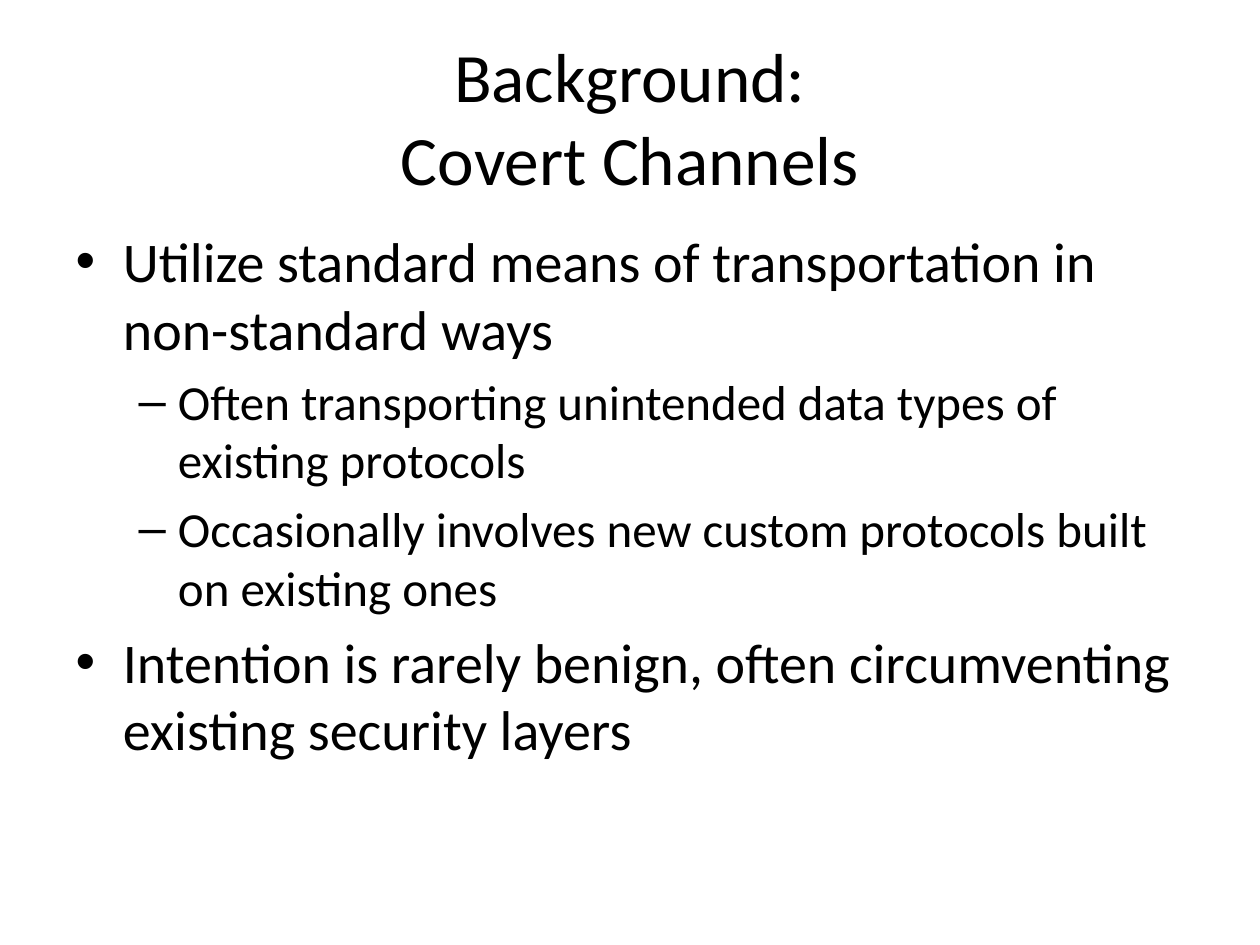
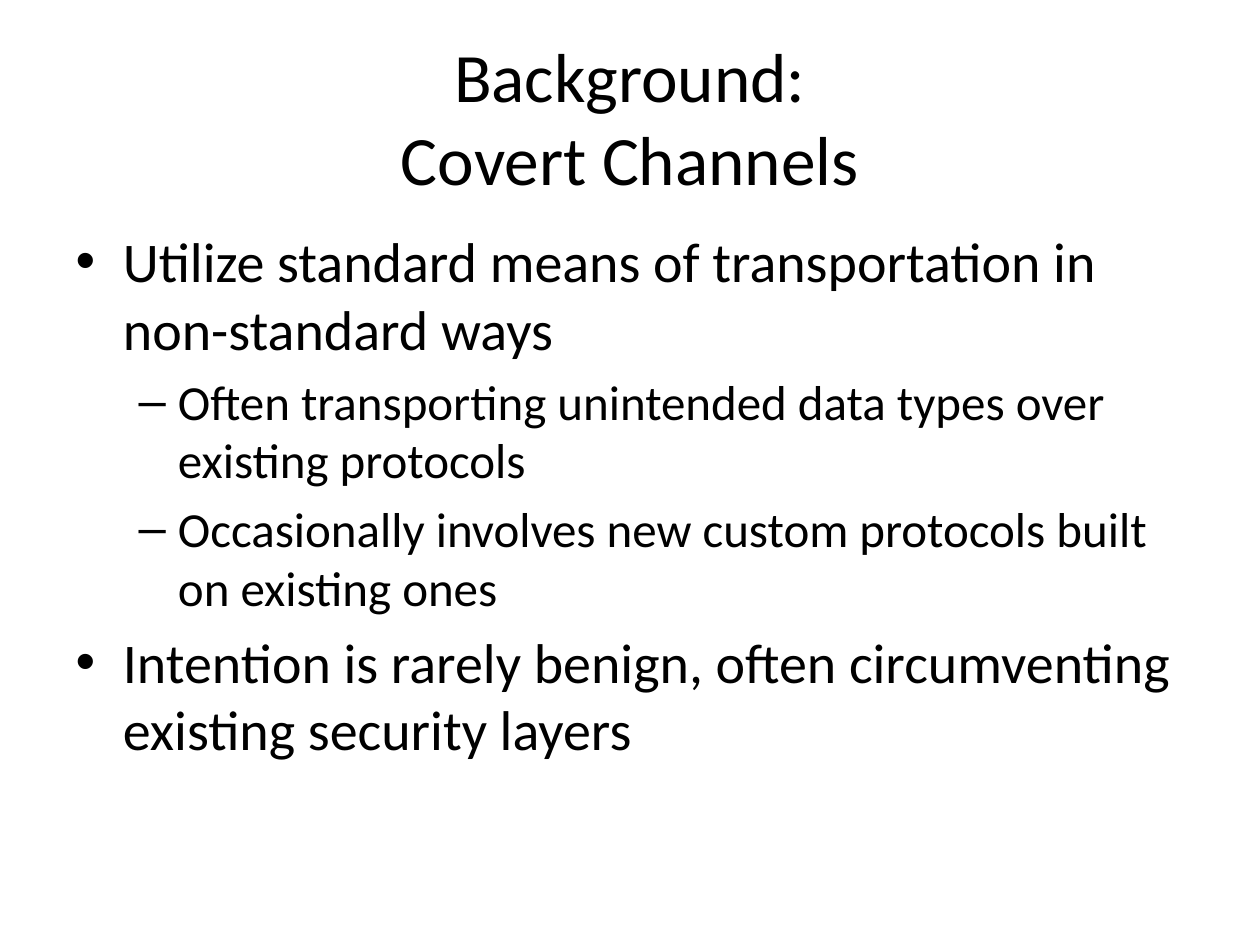
Before and after one commit to Riebart/MSc-Thesis, a slide deck: slide 6 of Defense.pptx (slide 4 before the commit). Drawn at 1260x945 pixels with LibreOffice and Linux fonts; fonts in the diff are those of the drawing. Boxes give left, top, right and bottom in pixels: in the first picture for what was removed or moved away, otherwise in the second. Text is boxed around its words. In the diff, an @@ line names an element or a change of style, - is before the commit and + after.

```diff
--- a/Defense.pptx
+++ b/Defense.pptx
@@ text at bbox=[178, 386, 1105, 487]: text changed @@
-  – Often transporting unintended data types of existing protocols
+  – Often transporting unintended data types over existing protocols
```
Also in this commit, not shown: 2 other slides changed.
